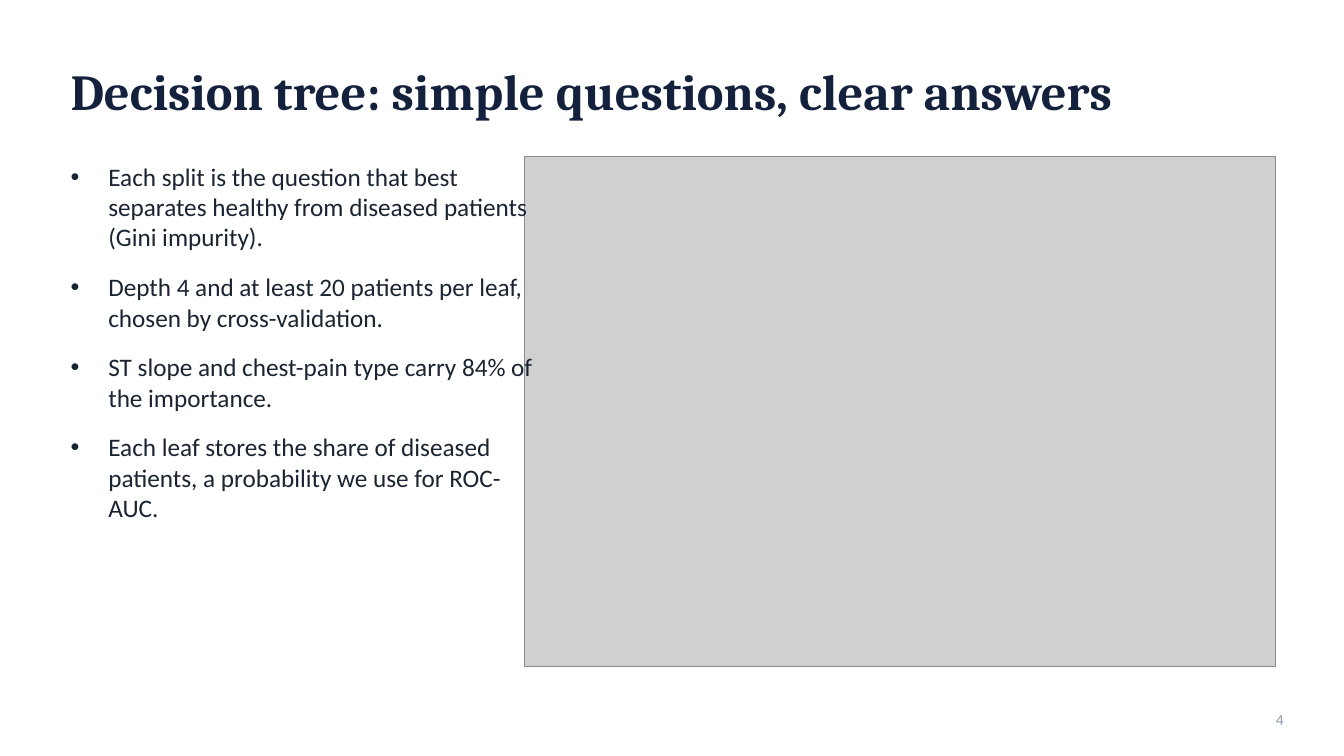
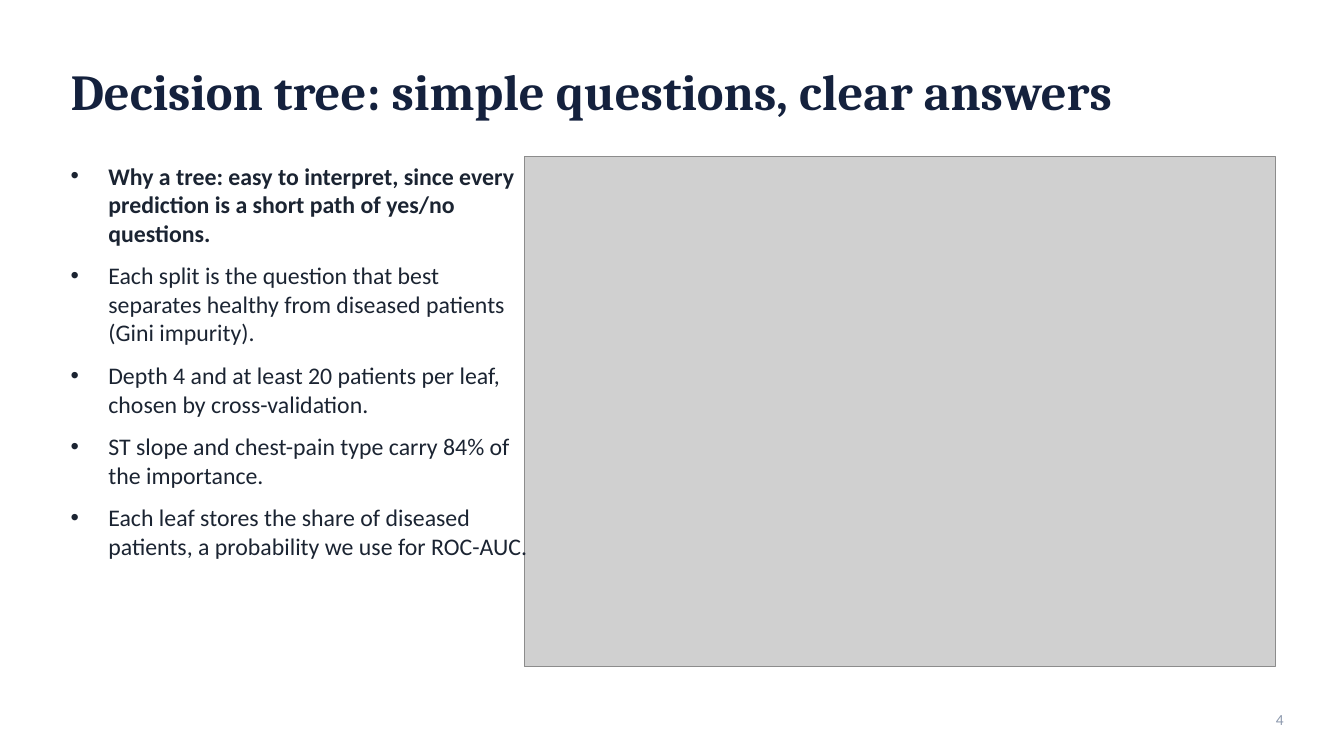
Before and after one commit to ajanumala-Albert/heart-disease-ml-project, a slide deck: slide 4 of Heart_Disease_ML_Presentation.pptx. Drawn at 1344x756 pixels with LibreOffice and Linux fonts; fonts in the diff are those of the drawing; grey boxes stand for pictures. Boxes give left, top, right and bottom in pixels: in the first picture for what was removed or moved away, otherwise in the second. Text is boxed around its words. In the diff, an @@ line names an element or a change of style, - is before the commit and + after.

```diff
--- a/Heart_Disease_ML_Presentation.pptx
+++ b/Heart_Disease_ML_Presentation.pptx
@@ text at <box>108,168,514,246</box>: paragraph added @@
+• Why a tree: easy to interpret, since every prediction is a short path of yes/no questions.
@@ text at <box>108,267,527,562</box>: size 18 to 17 pt in "Each split is the question that best ...", "Depth 4 and at least 20 patients ...", "ST slope and chest-pain type carry 84% ...", "Each leaf stores the share of diseased ..."; less space between paragraphs @@
```
Also in this commit, not shown: 2 other slides changed, 1 other file.
